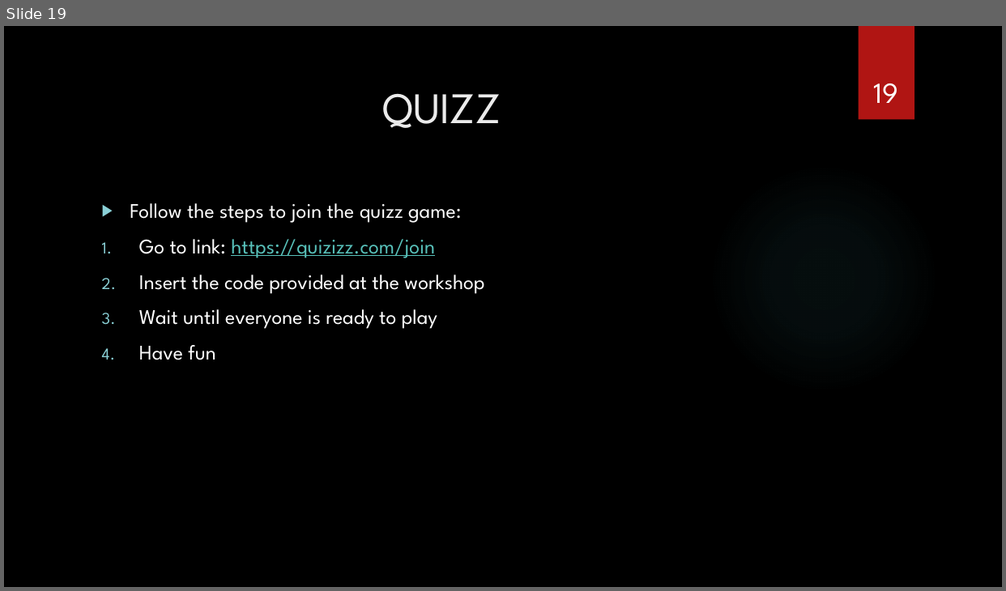
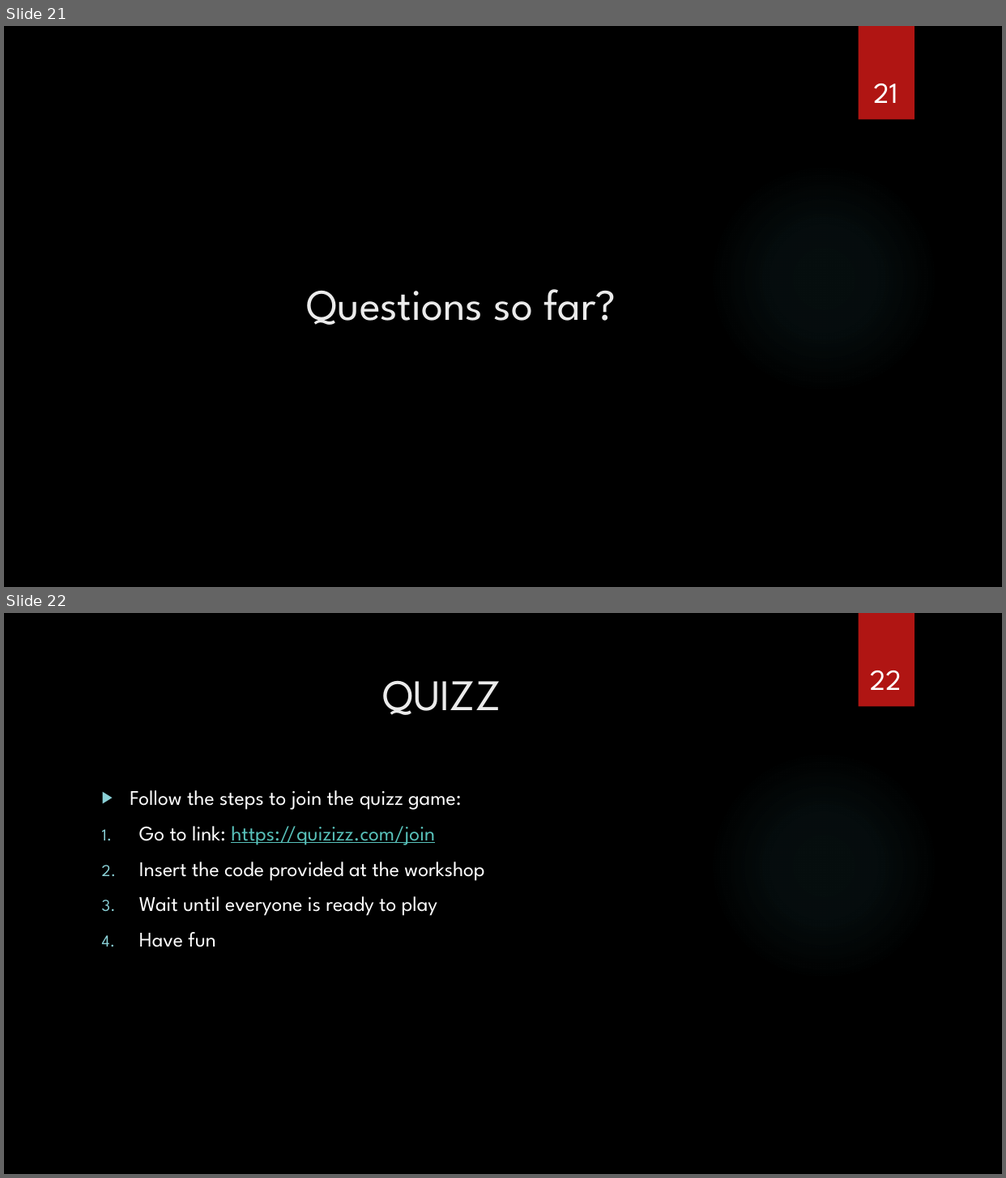
Before and after one commit to sebivenlo/esd-2024-jit-compiler, a slide deck: documents/presentation/presentation jit compiler.pptx. Shown one above the other, each under a label of ours: slide 19 before the commit, slides 21 and 22 after it. The pictures are 1006x591 and 1006x1178 pixels, drawn with LibreOffice and Linux fonts; fonts in the diff are those of the drawing; background and template pictures are left out. Boxes give left, top, right and bottom in pixels: in the first picture for what was removed or moved away, otherwise in the second. Text is boxed around its words. In the diff, an @@ line names an element or a change of style, - is before the commit and + after.

```diff
--- a/documents/presentation/presentation jit compiler.pptx
+++ b/documents/presentation/presentation jit compiler.pptx
@@ slide 21 added at (x1=4, y1=26, x2=1002, y2=587), background picture (left out); not listed: 2 template elements that a slide beside it also shows @@
@@ page number added at (x1=873, y1=84, x2=897, y2=103), 28 pt, text #FFFFFF @@
+21
@@ title added at (x1=307, y1=289, x2=616, y2=325), 42 pt, text #EBEBEB @@
+Questions so far?
@@ what was slide 19 is now slide 22 @@
@@ page number at (x1=870, y1=671, x2=901, y2=690): text changed @@
-19
+22
```
Also in this commit, not shown: 3 slides changed, 2 other slides added.
